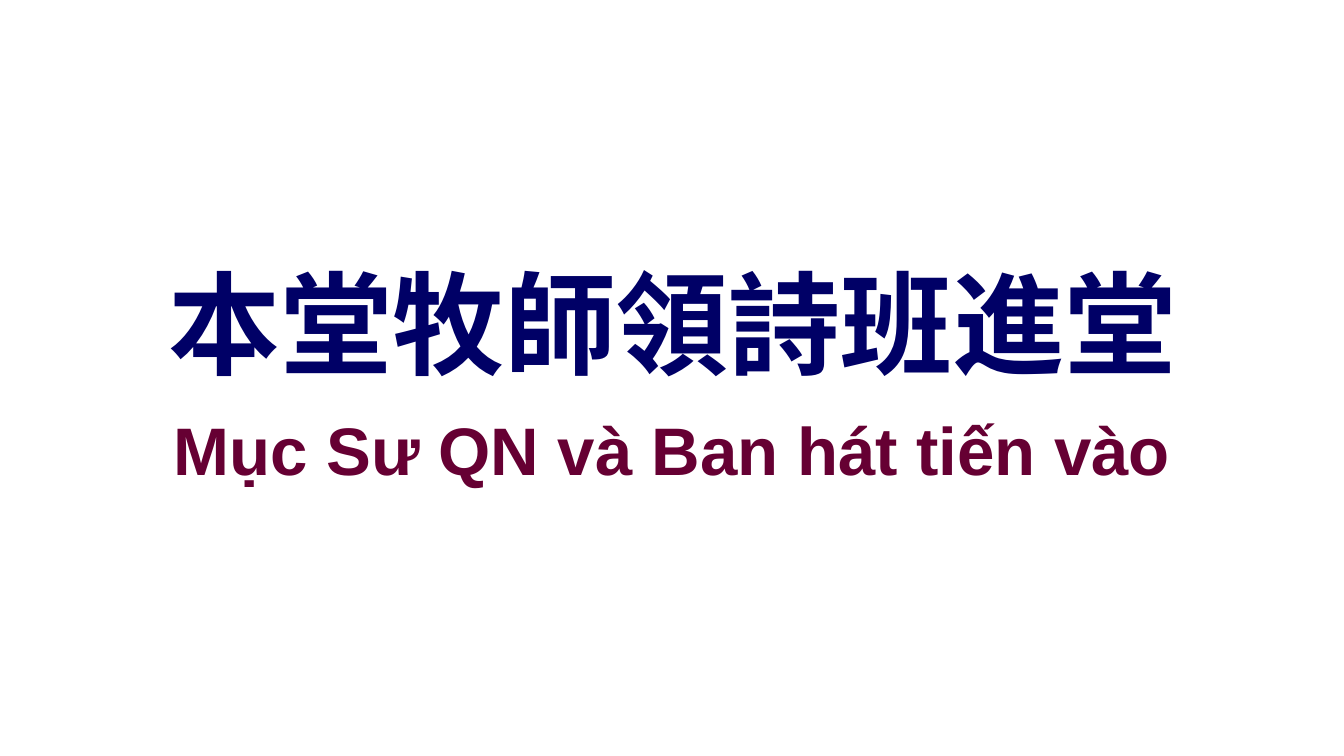
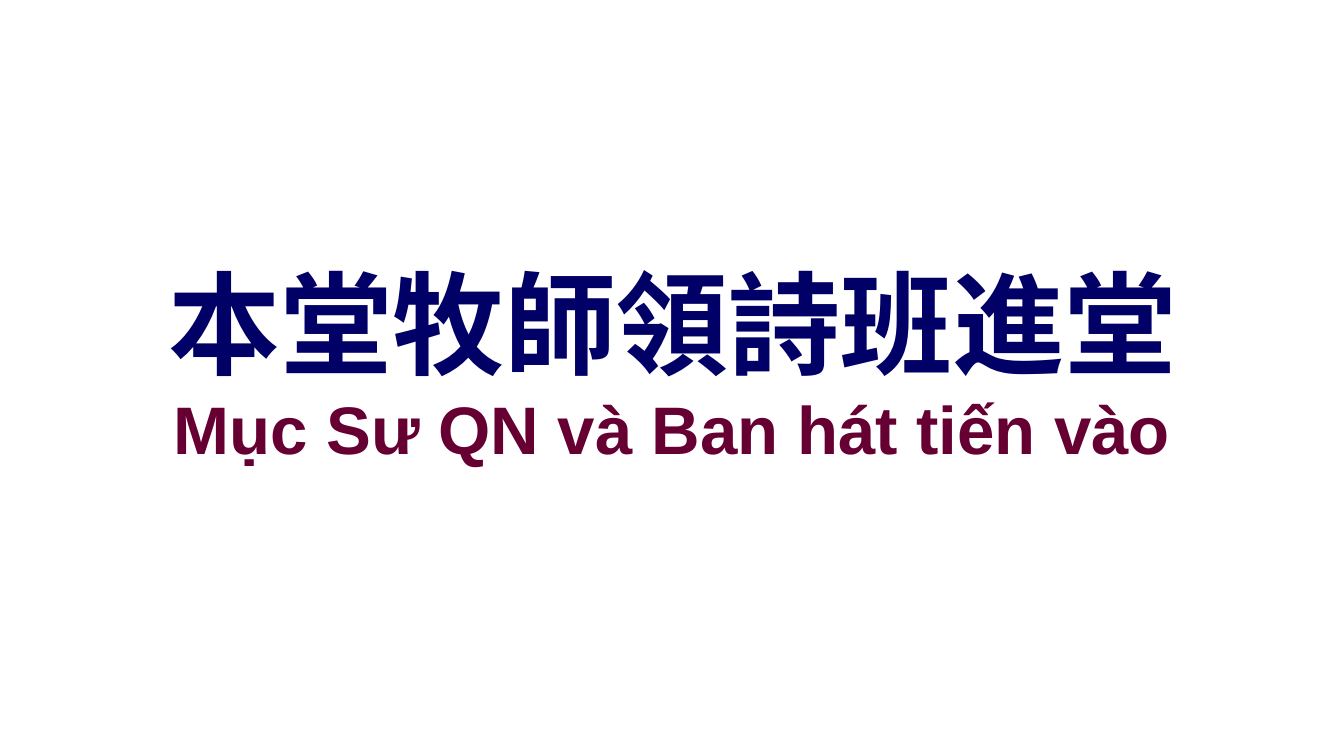
Before and after one commit to batisuoc/other-ppts, a slide deck: slide 2 of 聯合崇拜流程.pptx. Drawn at 1344x756 pixels with LibreOffice and Linux fonts; fonts in the diff are those of the drawing; background and template pictures are left out. Boxes give left, top, right and bottom in pixels: in the first picture for what was removed or moved away, otherwise in the second. Text is boxed around its words. In the diff, an @@ line names an element or a change of style, - is before the commit and + after.

```diff
--- a/聯合崇拜流程.pptx
+++ b/聯合崇拜流程.pptx
@@ text "Mục Sư QN và Ban ...": place and size @@
-text "Mục Sư QN và Ban ..." at <box>173,423,1170,488</box>
+text "Mục Sư QN và Ban ..." at <box>173,402,1170,467</box>
```
Also in this commit, not shown: 13 other slides changed, 15 slides added, 1 slide removed.
